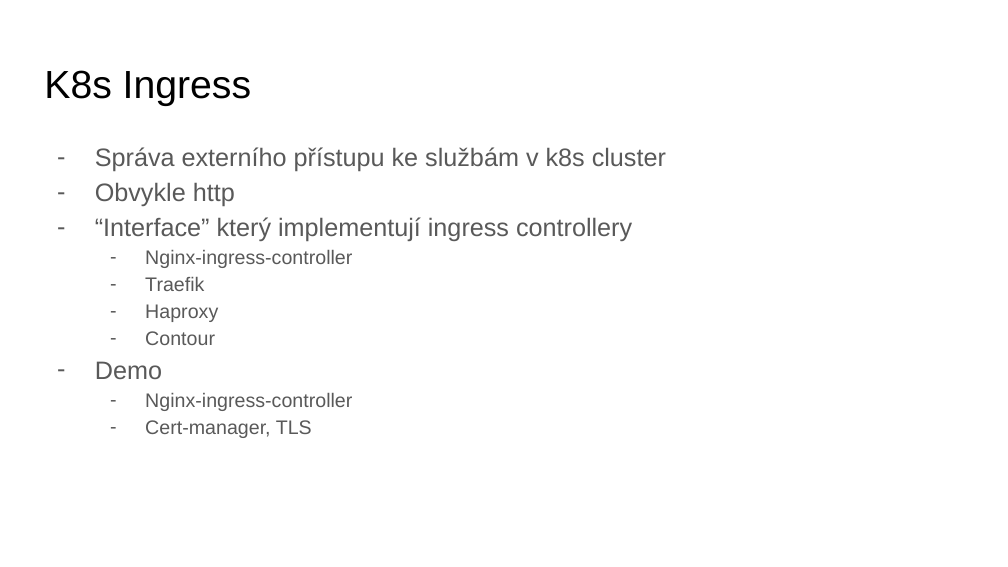
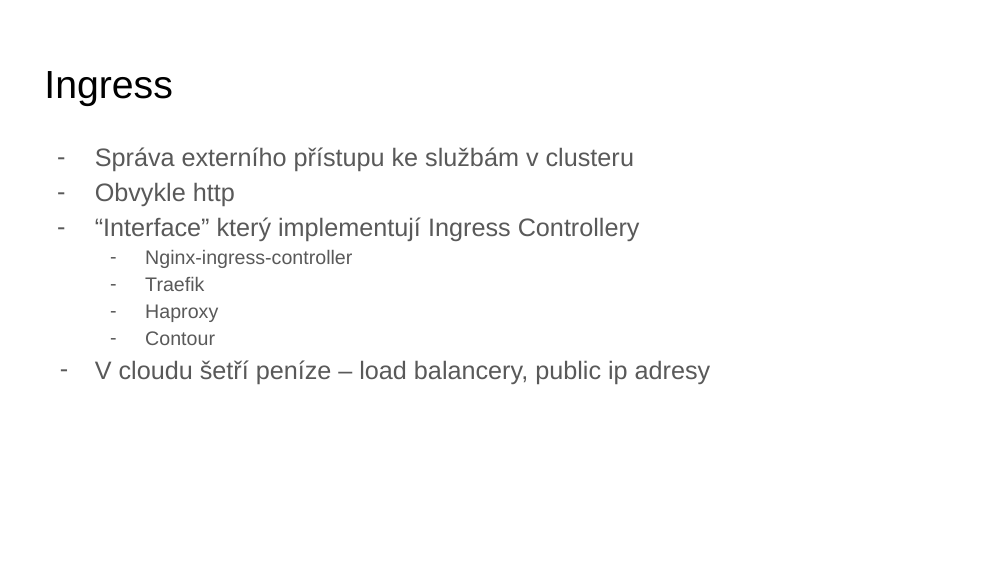
Before and after one commit to sqn-sources/kubernetes-workshop, a slide deck: slide 20 of k8s školení.pptx (slide 19 before the commit). Drawn at 1008x567 pixels with LibreOffice and Linux fonts; fonts in the diff are those of the drawing; background and template pictures are left out. Boxes give left, top, right and bottom in pixels: in the first picture for what was removed or moved away, otherwise in the second. Text is boxed around its words. In the diff, an @@ line names an element or a change of style, - is before the commit and + after.

```diff
--- a/k8s školení.pptx
+++ b/k8s školení.pptx
@@ title at (44,71,172,106): text changed @@
-K8s Ingress
+Ingress
@@ text at (95,147,634,171): text changed @@
-– Správa externího přístupu ke službám v k8s cluster
+– Správa externího přístupu ke službám v clusteru
@@ text at (95,217,640,241): text changed @@
-– “Interface” který implementují ingress controllery
+– “Interface” který implementují Ingress Controllery
@@ text at (95,360,711,384): text changed; size 14 to 18 pt @@
-– Demo
-  – Nginx-ingress-controller
-  – Cert-manager, TLS
+– V cloudu šetří peníze – load balancery, public ip adresy
```
Also in this commit, not shown: 3 other slides changed, 5 slides added, 9 slides removed, 10 other files.
